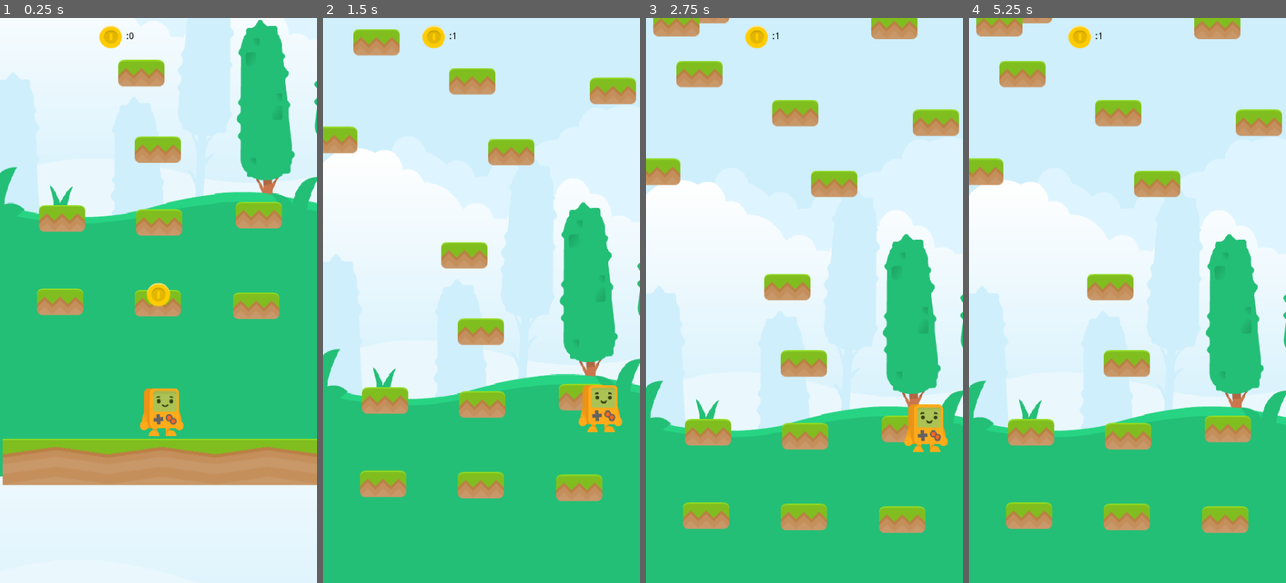
Above: before the commit, frames 1-4 (left to right).
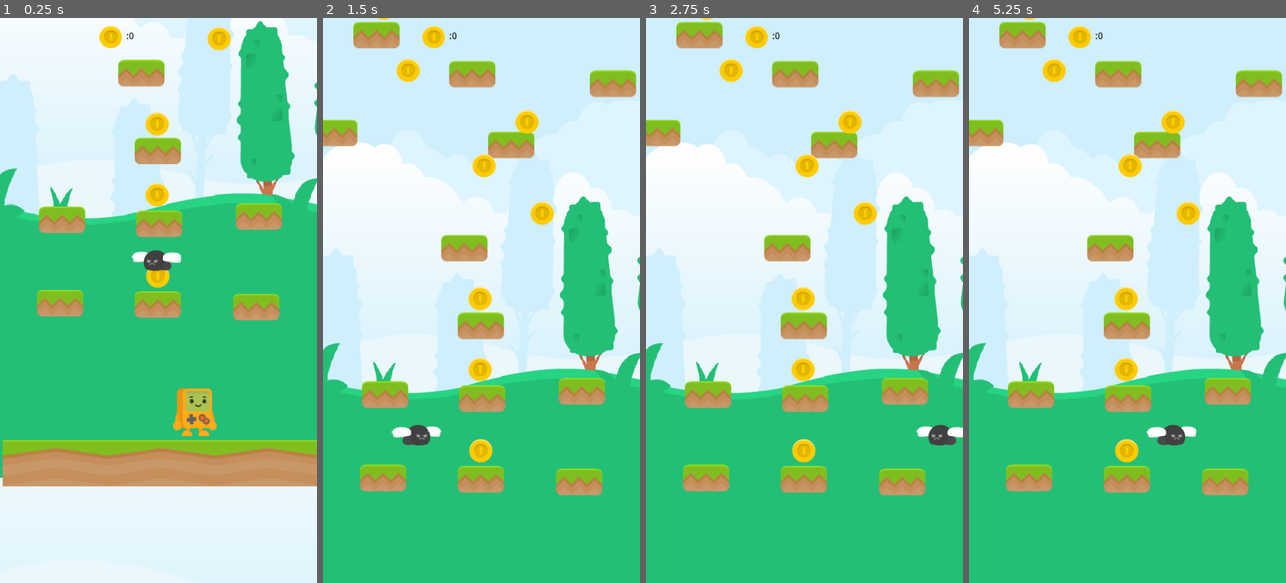
Above: after the commit, the same moments.

Repository: dickinsona19/WEFLY
Game: Godot game, scene res://Main World/Main.tscn
Two runs of this game, one before a commit and one after it. Both use one fixed random seed, a clock stepped at 60 frames per second and the inputs below.
Inputs:
- Up to frame 1 (0.25 s): no input
- Up to frame 2 (1.5 s): hold D (move_right) 0.53-1.28 s; tap Space (jump) at 0.6, 0.77, 1.07, 1.35 s; hold A (move_left) from 1.28 s (still down)
- Up to frame 3 (2.75 s): tap Space (jump) at 1.52, 1.82, 2.1 s; release A (move_left) at 2.03 s; hold D (move_right) from 2.03 s (still down)
- Up to frame 4 (5.25 s): tap Space (jump) at 2.85, 3.02, 3.32, 3.6, 3.77, 4.07, 4.35, 4.52, 4.82, 5.1 s; release D (move_right) at 3.53 s; hold A (move_left) from 3.53 s (still down)

The runs differ from the first frame. In frame 1, 6.0% of the frame differs, in the area x 0-100%, y 0-83%; in frame 2, 13%; in frame 3, 30%, in the area x 0-100%, y 0-92%; in frame 4, 30%.

Commit message:
Enemies get in the way of the player, player cna kill enemies

Diff:
--- a/Coin/coin.tscn
+++ b/Coin/coin.tscn
@@ -10,6 +10,7 @@
 script = ExtResource( 2 )
 
 [node name="Area2D" type="Area2D" parent="."]
+z_index = 1
 
 [node name="CollisionShape2D" type="CollisionShape2D" parent="Area2D"]
 shape = SubResource( 1 )
--- /dev/null
+++ b/Enemy/Enemy.gd
@@ -0,0 +1,40 @@
+extends KinematicBody2D
+
+
+var movingLeft =true
+
+
+# Called when the node enters the scene tree for the first time.
+func _ready():
+	pass # Replace with function body.
+
+
+# Called every frame. 'delta' is the elapsed time since the previous frame.
+func _process(delta):
+	if movingLeft == true:
+		position.x -= 5
+		$AnimatedSprite.flip_h = false
+	else:
+		position.x += 5
+		$AnimatedSprite.flip_h = true
+
+	if position.x <= 115:
+		movingLeft = false
+	if position.x >= 590:
+		movingLeft = true
+
+
+func _on_playerHitBox_body_entered(body):
+	if body.name == "Player":
+		get_parent().endGame(body)
+
+
+func _on_EnemyHitBox_body_entered(body):
+	if body.name == "Player":
+		get_parent().get_node("Player").applyJump()
+		$AnimatedSprite.play("dead")
+		$Timer.start()
+
+
+func _on_Timer_timeout():
+	queue_free()
--- /dev/null
+++ b/Enemy/Enemy.tscn
@@ -0,0 +1,63 @@
+[gd_scene load_steps=8 format=2]
+
+[ext_resource path="res://Enemy/flyDead.png" type="Texture" id=1]
+[ext_resource path="res://Enemy/flyFly2.png" type="Texture" id=2]
+[ext_resource path="res://Enemy/Enemy.gd" type="Script" id=3]
+
+[sub_resource type="RectangleShape2D" id=1]
+extents = Vector2( 36, 15.25 )
+
+[sub_resource type="SpriteFrames" id=2]
+animations = [ {
+"frames": [ ExtResource( 1 ) ],
+"loop": true,
+"name": "dead",
+"speed": 5.0
+}, {
+"frames": [ ExtResource( 2 ) ],
+"loop": true,
+"name": "idle",
+"speed": 5.0
+} ]
+
+[sub_resource type="RectangleShape2D" id=3]
+extents = Vector2( 36, 5.25 )
+
+[sub_resource type="RectangleShape2D" id=4]
+extents = Vector2( 30, 2.5 )
+
+[node name="Enemy" type="KinematicBody2D"]
+z_index = 1
+collision_layer = 2
+collision_mask = 3
+script = ExtResource( 3 )
+
+[node name="CollisionShape2D" type="CollisionShape2D" parent="."]
+position = Vector2( 0, -1 )
+rotation = 3.14159
+shape = SubResource( 1 )
+one_way_collision = true
+
+[node name="AnimatedSprite" type="AnimatedSprite" parent="."]
+frames = SubResource( 2 )
+animation = "idle"
+
+[node name="Timer" type="Timer" parent="."]
+wait_time = 0.5
+
+[node name="playerHitBox" type="Area2D" parent="."]
+
+[node name="CollisionShape2D" type="CollisionShape2D" parent="playerHitBox"]
+position = Vector2( 0, 9.25 )
+rotation = 3.14159
+shape = SubResource( 3 )
+
+[node name="EnemyHitBox" type="Area2D" parent="."]
+
+[node name="CollisionShape2D" type="CollisionShape2D" parent="EnemyHitBox"]
+position = Vector2( -3, -13.5 )
+shape = SubResource( 4 )
+
+[connection signal="timeout" from="Timer" to="." method="_on_Timer_timeout"]
+[connection signal="body_entered" from="playerHitBox" to="." method="_on_playerHitBox_body_entered"]
+[connection signal="body_entered" from="EnemyHitBox" to="." method="_on_EnemyHitBox_body_entered"]
--- a/Main World/Main.gd
+++ b/Main World/Main.gd
@@ -12,6 +12,7 @@
 	prePlayerMaxHeight = $Player.position.y
 	for x in 10:
 		spawnPlatforms()
+		spawnCoins()
 
 # Called every frame. 'delta' is the elapsed time since the previous frame.
 func _process(delta):
@@ -22,6 +23,7 @@
 			for x in 10:
 				spawnPlatforms()
 				spawnCoins()
+			spawnEnemies()
 			prePlayerMaxHeight = maxPlayerHeight
 		$Camera2D.position.y = maxPlayerHeight - 200
 
@@ -43,6 +45,12 @@
 	instancedCoin.position = Vector2(randi() % 480 + 120, rand_range($Player.position.y - 500 ,$Player.position.y -1000 ))
 	add_child(instancedCoin)
 
+func spawnEnemies():
+	var newEnemy = load("res://Enemy/Enemy.tscn")
+	var instancedEnemy = newEnemy.instance()
+	instancedEnemy.position = Vector2(randi() % 480 + 120, rand_range($Player.position.y - 500 ,$Player.position.y -1000 ))
+	add_child(instancedEnemy)
+
 
 func _on_DeathCollider_body_entered(body):
 	endGame(body)
--- a/Main World/Main.tscn
+++ b/Main World/Main.tscn
@@ -8,6 +8,7 @@
 [ext_resource path="res://Main World/backgroundEmpty.png" type="Texture" id=6]
 [ext_resource path="res://Coin/coin.tscn" type="PackedScene" id=7]
 [ext_resource path="res://HUD/HUD.tscn" type="PackedScene" id=8]
+[ext_resource path="res://Enemy/Enemy.tscn" type="PackedScene" id=9]
 
 [sub_resource type="RectangleShape2D" id=1]
 extents = Vector2( 290.5, 112.25 )
@@ -47,7 +48,7 @@
 shape = SubResource( 1 )
 
 [node name="Player" parent="." instance=ExtResource( 1 )]
-position = Vector2( 356, 750 )
+position = Vector2( 406, 748 )
 
 [node name="Node2D" parent="." instance=ExtResource( 4 )]
 position = Vector2( 198, 552 )
@@ -100,11 +101,20 @@
 shape = SubResource( 2 )
 
 [node name="Node2D8" parent="." instance=ExtResource( 7 )]
-position = Vector2( 352, 541 )
+position = Vector2( 351, 511 )
+
+[node name="Node2D9" parent="." instance=ExtResource( 7 )]
+position = Vector2( 350, 281 )
+
+[node name="Node2D10" parent="." instance=ExtResource( 7 )]
+position = Vector2( 350, 388 )
 
 [node name="HUD" parent="." instance=ExtResource( 8 )]
 position = Vector2( 56, 320 )
 
+[node name="Enemy" parent="." instance=ExtResource( 9 )]
+position = Vector2( 424, 487 )
+
 [connection signal="body_entered" from="deathColliders/DeathCollider" to="." method="_on_DeathCollider_body_entered"]
 [connection signal="body_entered" from="deathColliders/DeathCollider2" to="." method="_on_DeathCollider2_body_entered"]
 [connection signal="body_entered" from="deathColliders/DeathCollider3" to="." method="_on_DeathCollider2_body_entered"]
--- a/Player/Player.gd
+++ b/Player/Player.gd
@@ -25,9 +25,7 @@
 
 
 func _on_Player_body_entered(body):
-	apply_central_impulse(Vector2(0,-550 + (-250*maxSpeed)))
-	$AnimatedSprite.play("jump")
-	$jumpTimer.start()
+	applyJump()
 
 
 func _on_jumpTimer_timeout():
@@ -36,3 +34,8 @@
 func _integrate_forces(state):
 	rotation_degrees = 0
 	$jumpCollision.rotation_degrees = 0
+
+func applyJump():
+	apply_central_impulse(Vector2(0,-550 + (-250*maxSpeed)))
+	$AnimatedSprite.play("jump")
+	$jumpTimer.start()
Binary file added: Enemy/flyDead.png
Not shown, added: Enemy/flyDead.png.import
Binary file added: Enemy/flyFly2.png
Not shown, added: Enemy/flyFly2.png.import
Not shown: 1 places in Main World/Main.tscn that only renumber resources
